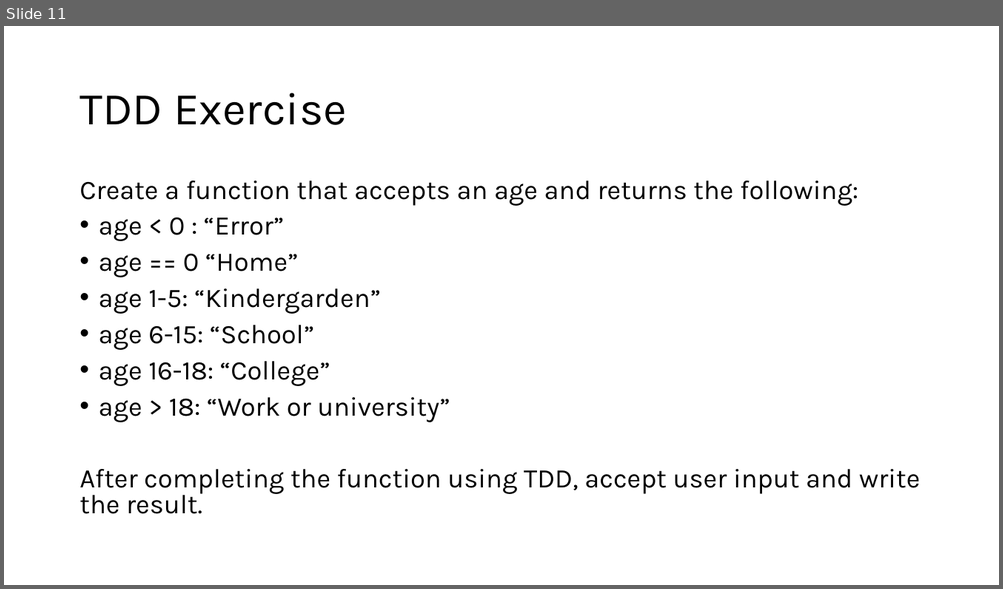
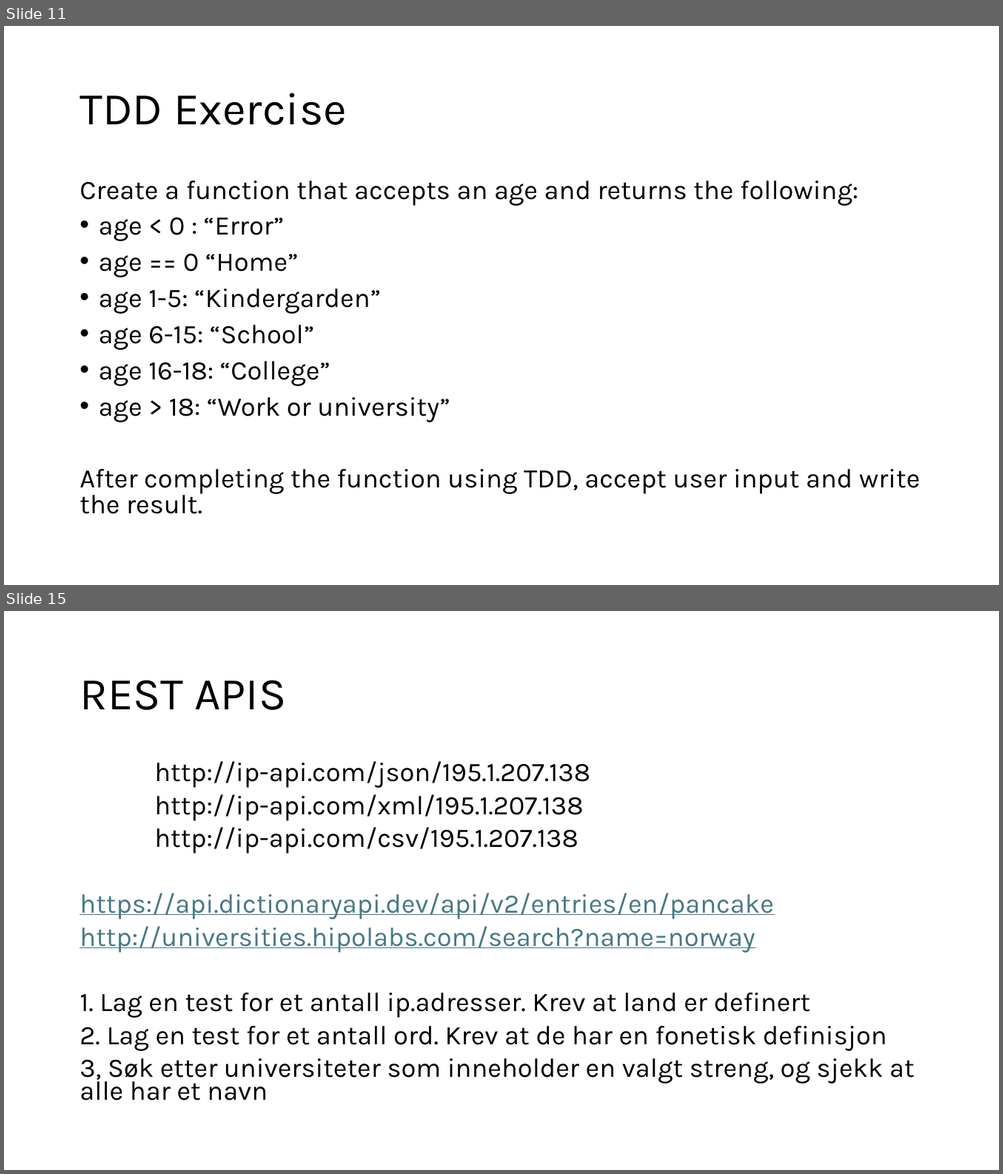
Before and after one commit to BjarneHelgesen/PythonForTestere, a slide deck: PythonForTestere.pptx. Shown one above the other, each under a label of ours: slide 11 before the commit, slides 11 and 15 after it; the slides between them are not shown. The pictures are 1003x589 and 1003x1174 pixels, drawn with LibreOffice and Linux fonts; fonts in the diff are those of the drawing. Boxes give left, top, right and bottom in pixels: in the first picture for what was removed or moved away, otherwise in the second. Text is boxed around its words. In the diff, an @@ line names an element or a change of style, - is before the commit and + after.

```diff
--- a/PythonForTestere.pptx
+++ b/PythonForTestere.pptx
@@ slide 15 added at box(4, 611, 999, 1170), background #FFFFFF at 10% opacity @@
@@ title added at box(79, 680, 286, 710), 44 pt, text #000000 @@
+REST APIS
@@ text added at box(79, 761, 914, 1101), 25.9 pt, text #000000 @@
+http://ip-api.com/json/195.1.207.138
+http://ip-api.com/xml/195.1.207.138
+http://ip-api.com/csv/195.1.207.138
+https://api.dictionaryapi.dev/api/v2/entries/en/pancake
+http://universities.hipolabs.com/search?name=norway
+1. Lag en test for et antall ip.adresser. Krev at land er definert
+2. Lag en test for et antall ord. Krev at de har en fonetisk definisjon
+3, Søk etter universiteter som inneholder en valgt streng, og sjekk at alle har et navn
```
Also in this commit, not shown: 3 other slides added, 1 other file.
